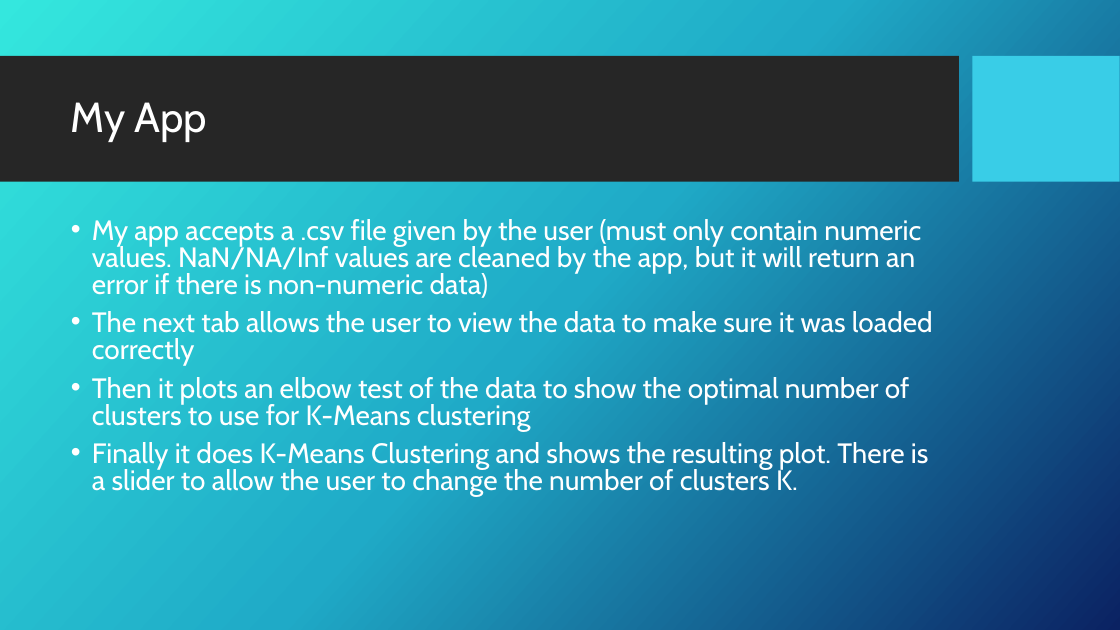
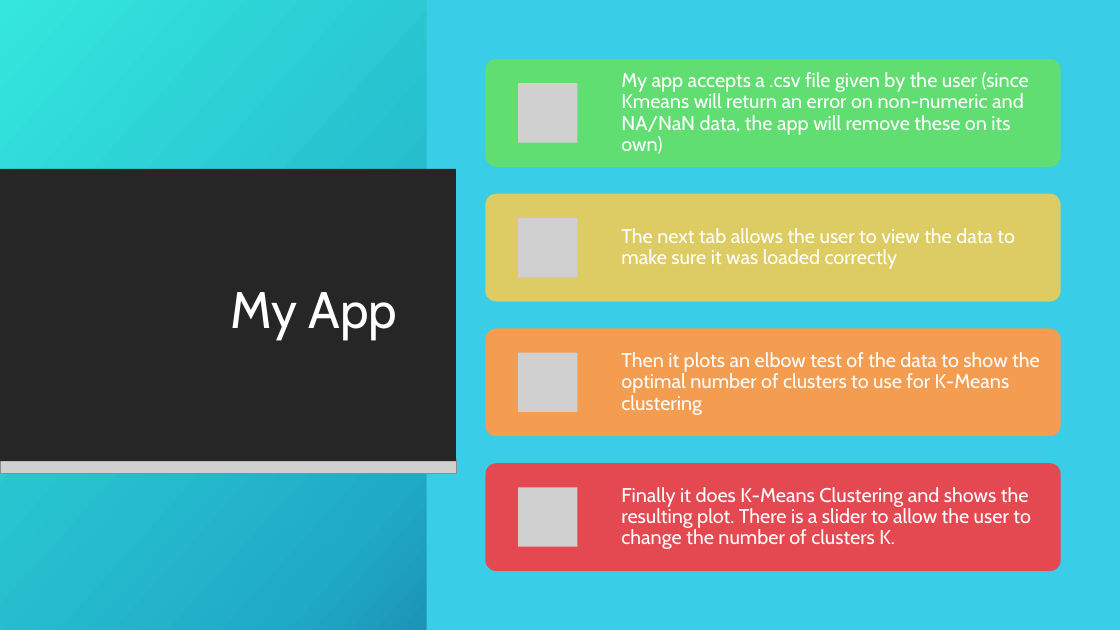
Before and after one commit to CruzJeff/MAT224-Shiny-KMeans, a slide deck: slide 2 of MAT224ShinyPresentation.pptx. Drawn at 1120x630 pixels with LibreOffice and Linux fonts; fonts in the diff are those of the drawing; grey boxes stand for pictures; background and template pictures are left out. Boxes give left, top, right and bottom in pixels: in the first picture for what was removed or moved away, otherwise in the second. Text is boxed around its words. In the diff, an @@ line names an element or a change of style, - is before the commit and + after.

```diff
--- a/MAT224ShinyPresentation.pptx
+++ b/MAT224ShinyPresentation.pptx
@@ rectangle added at [0, 0, 1120, 630], fill gradient #36E6DD to #21ABC8 to #0C2263 @@
@@ rectangle added at [427, 0, 1120, 630], fill #39CDE7 @@
@@ rectangle added at [0, 169, 456, 461], fill #262626 @@
@@ title "My App": place and size @@
-title "My App" at [71, 102, 208, 142]
+title "My App" at [231, 292, 398, 339]
@@ title "My App" at [231, 292, 398, 339]: size 36 to 44 pt; alignment left to right @@
@@ text removed at [92, 219, 933, 496] @@
-• My app accepts a .csv file given by the user (must only contain numeric values. NaN/NA/Inf values are cleaned by the app, but it will return an error if there is non-numeric data)
-• The next tab allows the user to view the data to make sure it was loaded correctly
-• Then it plots an elbow test of the data to show the optimal number of clusters to use for K-Means clustering
-• Finally it does K-Means Clustering and shows the resulting plot. There is a slider to allow the user to change the number of clusters K.
@@ picture added at [0, 460, 456, 473] @@
@@ group added at [486, 59, 1061, 571]: 4 rounded rectangles, 4 pictures, 4 texts @@
+My app accepts a .csv file given by the user (since Kmeans will return an error on non-numeric and NA/NaN data, the app will remove these on its own)
+The next tab allows the user to view the data to make sure it was loaded correctly
+Then it plots an elbow test of the data to show the optimal number of clusters to use for K-Means clustering
+Finally it does K-Means Clustering and shows the resulting plot. There is a slider to allow the user to change the number of clusters K.
```
Also in this commit, not shown: 1 other file.
